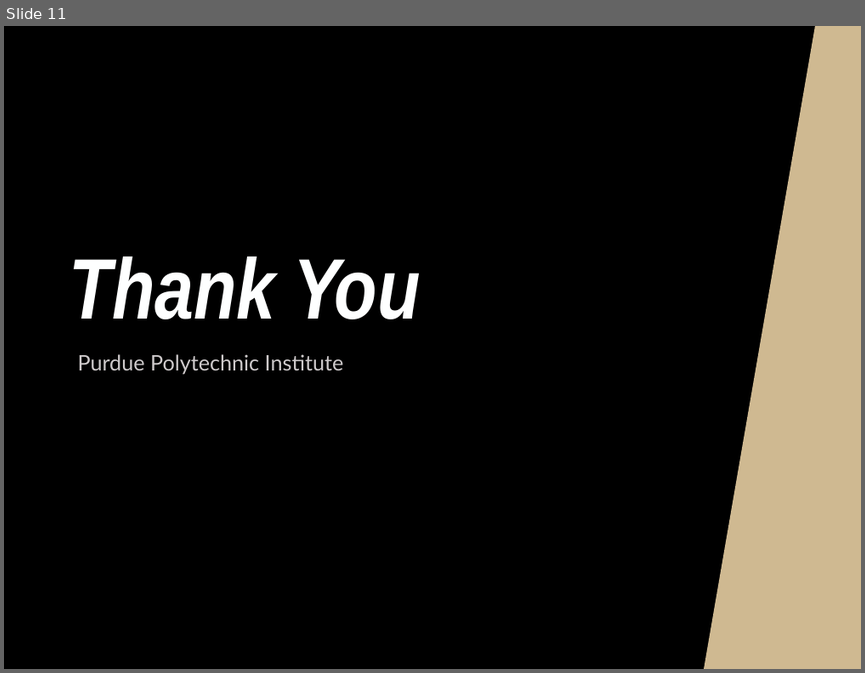
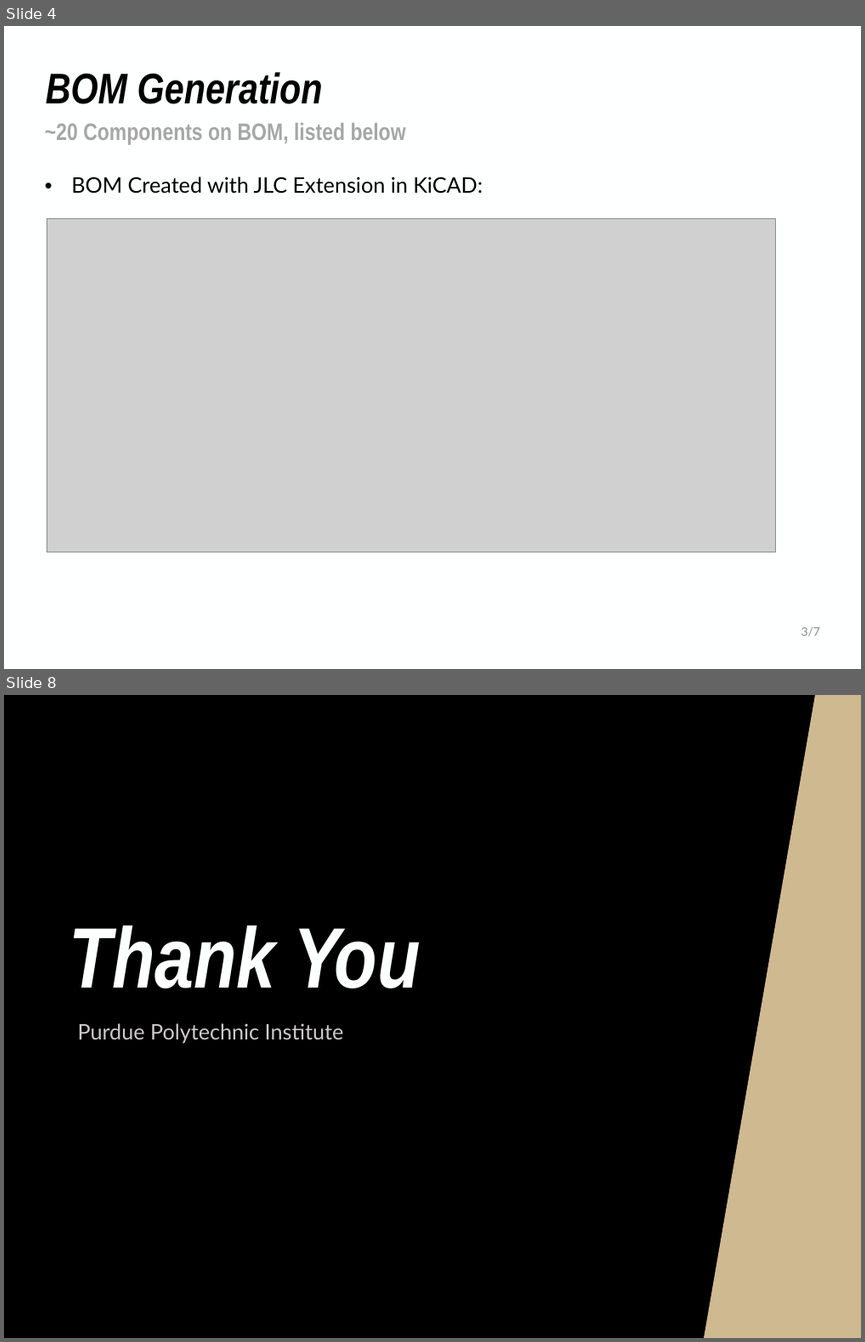
Before and after one commit to NHuang58/Biomedical_Device_PCB, a slide deck: Documentation/Slides/Week_9.pptx. Shown one above the other, each under a label of ours: slide 11 before the commit, slides 4 and 8 after it; the slides between them are not shown. The pictures are 865x673 and 865x1342 pixels, drawn with LibreOffice and Linux fonts; fonts in the diff are those of the drawing; grey boxes stand for pictures; background and template pictures are left out. Boxes give left, top, right and bottom in pixels: in the first picture for what was removed or moved away, otherwise in the second. Text is boxed around its words. In the diff, an @@ line names an element or a change of style, - is before the commit and + after.

```diff
--- a/Documentation/Slides/Week_9.pptx
+++ b/Documentation/Slides/Week_9.pptx
@@ slide 4 added at bbox=[4, 26, 861, 669], background #FEFFFF @@
@@ title added at bbox=[46, 72, 323, 104], 36 pt, text #000000, bold, italic @@
+BOM Generation
@@ text added at bbox=[45, 123, 406, 145], 20 pt, text #A6A6A6, bold @@
+~20 Components on BOM, listed below
@@ text added at bbox=[71, 176, 483, 193], 18 pt, text #000000 @@
+• BOM Created with JLC Extension in KiCAD:
@@ picture added at bbox=[46, 219, 775, 552] @@
@@ text added at bbox=[801, 627, 820, 636], 10 pt, text #8C8C8C @@
+3/7
@@ what was slide 11 is now slide 8 @@
```
Also in this commit, not shown: 4 slides changed, 2 other slides added, 6 slides removed, 24 other files.
